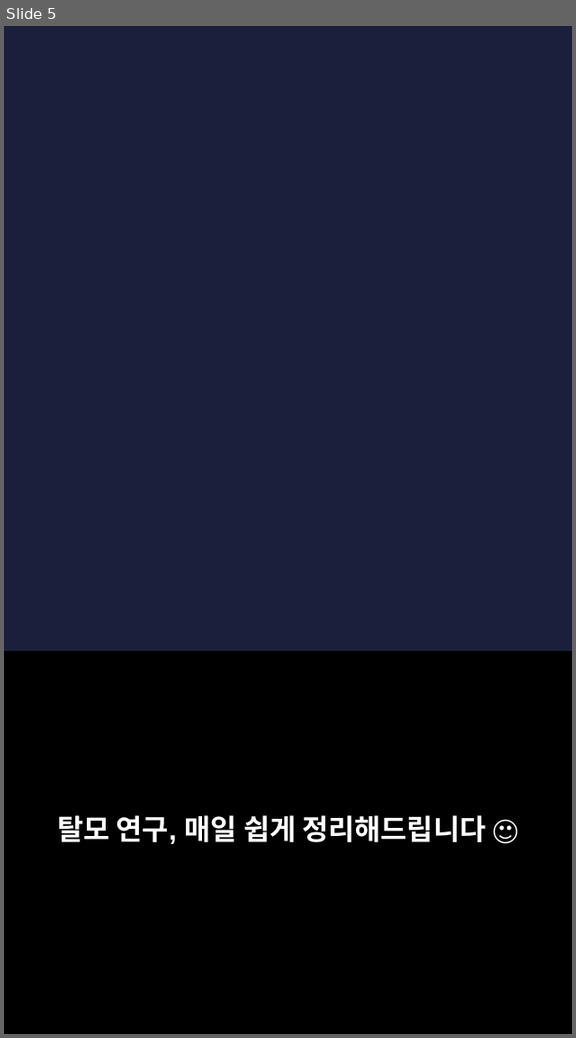
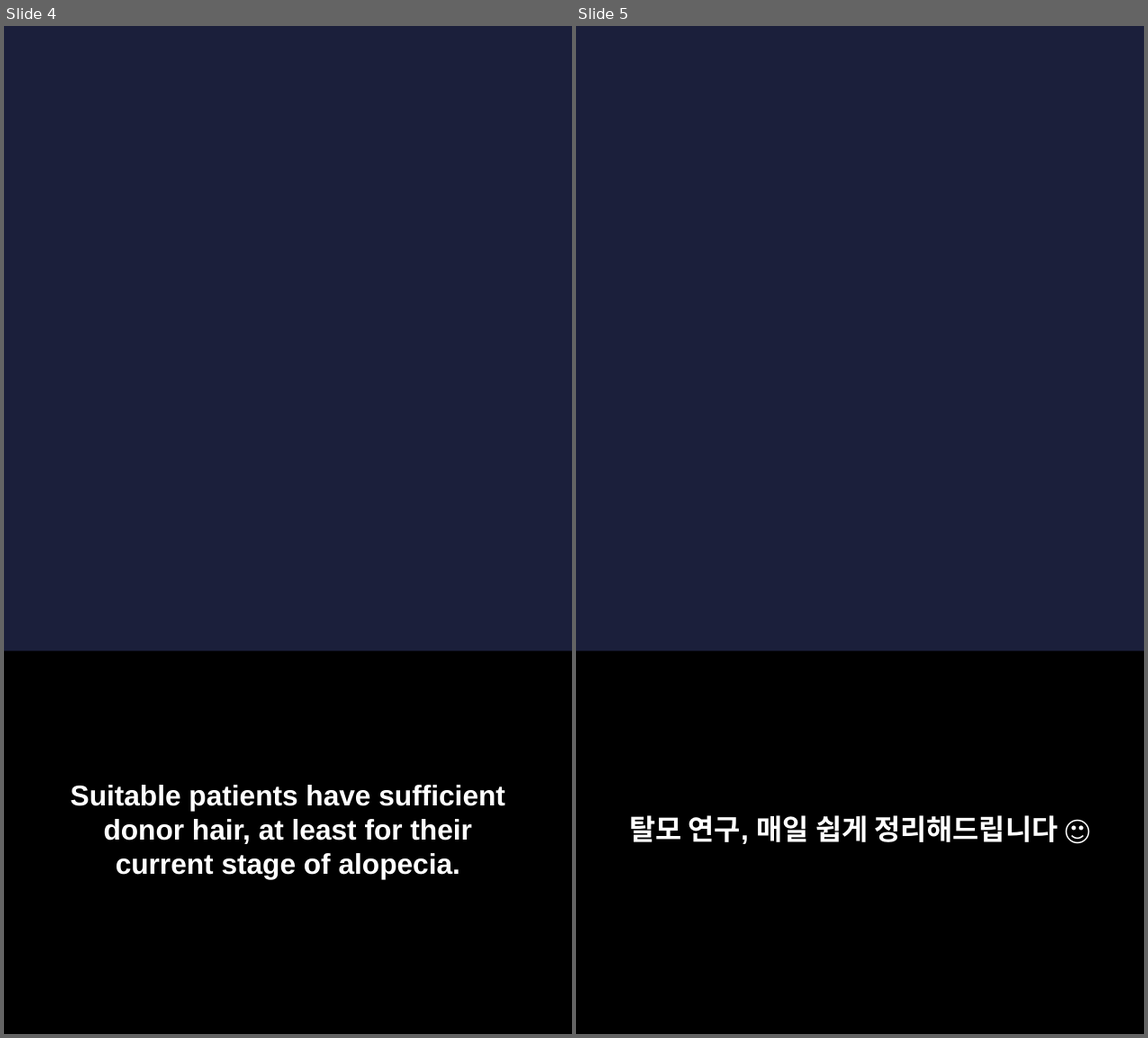
Before and after one commit to hyokang2010-BJ-ANTH/product-builder-test, a slide deck: pwa/data/latest/slides.pptx. Shown side by side, each under a label of ours: slide 5 before the commit, slides 4 and 5 after it. The pictures are 576x1038 and 1148x1038 pixels, drawn with LibreOffice and Linux fonts; fonts in the diff are those of the drawing; background and template pictures are left out. Boxes give left, top, right and bottom in pixels: in the first picture for what was removed or moved away, otherwise in the second. Text is boxed around its words. In the diff, an @@ line names an element or a change of style, - is before the commit and + after.

```diff
--- a/pwa/data/latest/slides.pptx
+++ b/pwa/data/latest/slides.pptx
@@ slide 4 added at bbox=[4, 26, 572, 1034], background picture (left out) @@
@@ rectangle added at bbox=[4, 652, 572, 1034], fill #000000 @@
@@ text added at bbox=[71, 785, 505, 879], 22 pt, text #FFFFFF, bold @@
+Suitable patients have sufficient donor hair, at least for their current stage of alopecia.
```
Also in this commit, not shown: 3 slides changed, 3 other slides added, 5 slides removed, 26 other files.
